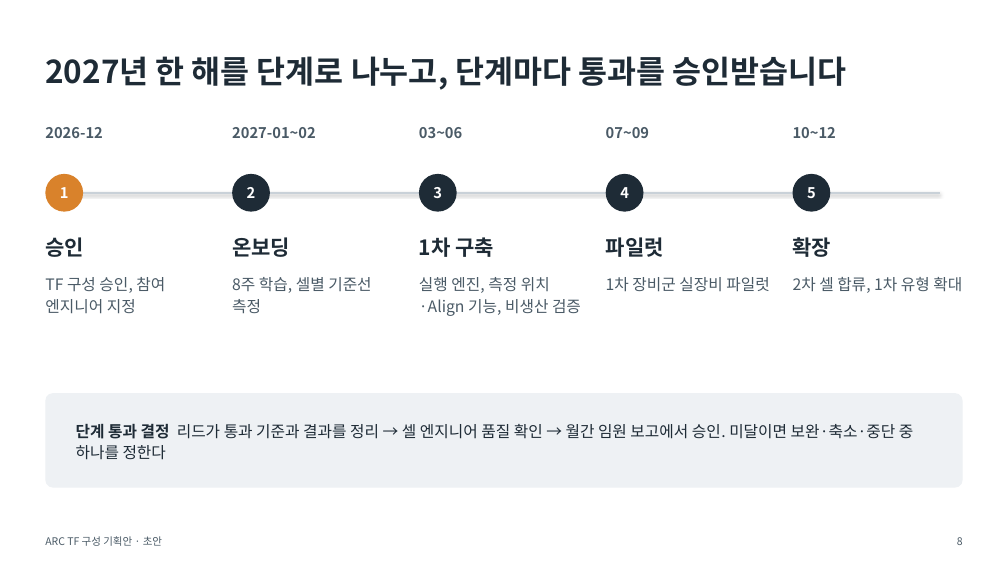
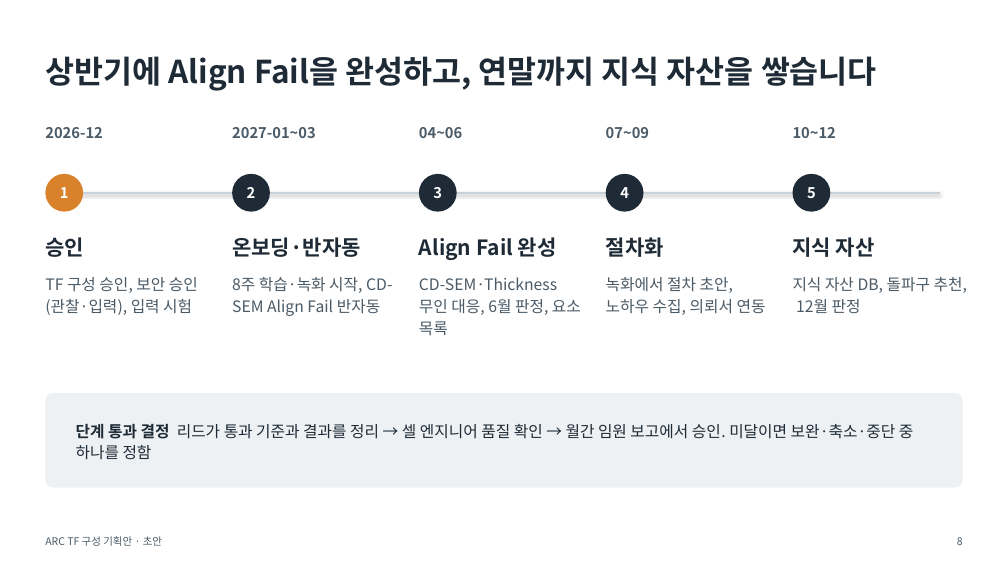
Before and after one commit to DarrenKoi/pm_notes, a slide deck: slide 8 of my-task/arc-tf/deliverables/arc-tf-proposal.pptx. Drawn at 1008x567 pixels with LibreOffice and Linux fonts; fonts in the diff are those of the drawing. Boxes give left, top, right and bottom in pixels: in the first picture for what was removed or moved away, otherwise in the second. Text is boxed around its words. In the diff, an @@ line names an element or a change of style, - is before the commit and + after.

```diff
--- a/my-task/arc-tf/deliverables/arc-tf-proposal.pptx
+++ b/my-task/arc-tf/deliverables/arc-tf-proposal.pptx
@@ text at (45,56,877,91): text changed @@
-2027년 한 해를 단계로 나누고, 단계마다 통과를 승인받습니다
+상반기에 Align Fail을 완성하고, 연말까지 지식 자산을 쌓습니다
@@ text at (232,127,316,138): text changed @@
-2027-01~02
+2027-01~03
@@ text at (419,127,462,138): text changed @@
-03~06
+04~06
@@ text at (232,237,361,257): text changed @@
-온보딩
+온보딩·반자동
@@ text at (419,237,557,260): text changed @@
-1차 구축
+Align Fail 완성
@@ text at (606,237,664,257): text changed @@
-파일럿
+절차화
@@ text at (793,237,875,257): text changed @@
-확장
+지식 자산
@@ text at (45,277,198,315): text changed @@
-TF 구성 승인, 참여 엔지니어 지정
+TF 구성 승인, 보안 승인(관찰·입력), 입력 시험
@@ text at (232,277,392,316): text changed @@
-8주 학습, 셀별 기준선 측정
+8주 학습·녹화 시작, CD-SEM Align Fail 반자동
@@ text at (419,277,581,335): text changed @@
-실행 엔진, 측정 위치·Align 기능, 비생산 검증
+CD-SEM·Thickness 무인 대응, 6월 판정, 요소 목록
@@ text at (606,277,766,315): text changed @@
-1차 장비군 실장비 파일럿
+녹화에서 절차 초안, 노하우 수집, 의뢰서 연동
@@ text at (793,277,967,313): text changed @@
-2차 셀 합류, 1차 유형 확대
+지식 자산 DB, 돌파구 추천, 12월 판정
@@ text at (76,424,913,460): text changed @@
-단계 통과 결정 리드가 통과 기준과 결과를 정리 → 셀 엔지니어 품질 확인 → 월간 임원 보고에서 승인. 미달이면 보완·축소·중단 중 하나를 정한다
+단계 통과 결정 리드가 통과 기준과 결과를 정리 → 셀 엔지니어 품질 확인 → 월간 임원 보고에서 승인. 미달이면 보완·축소·중단 중 하나를 정함
```
Also in this commit, not shown: 2 other slides changed, 10 other files.
